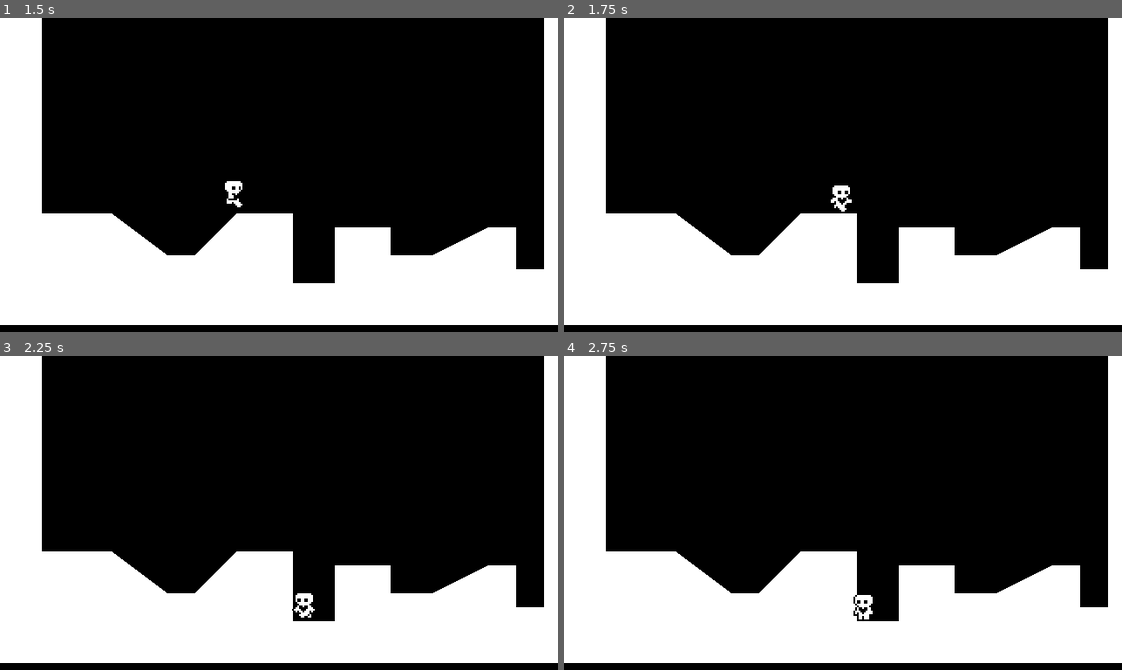
Above: before the commit, frames 1-4 (two rows, left to right).
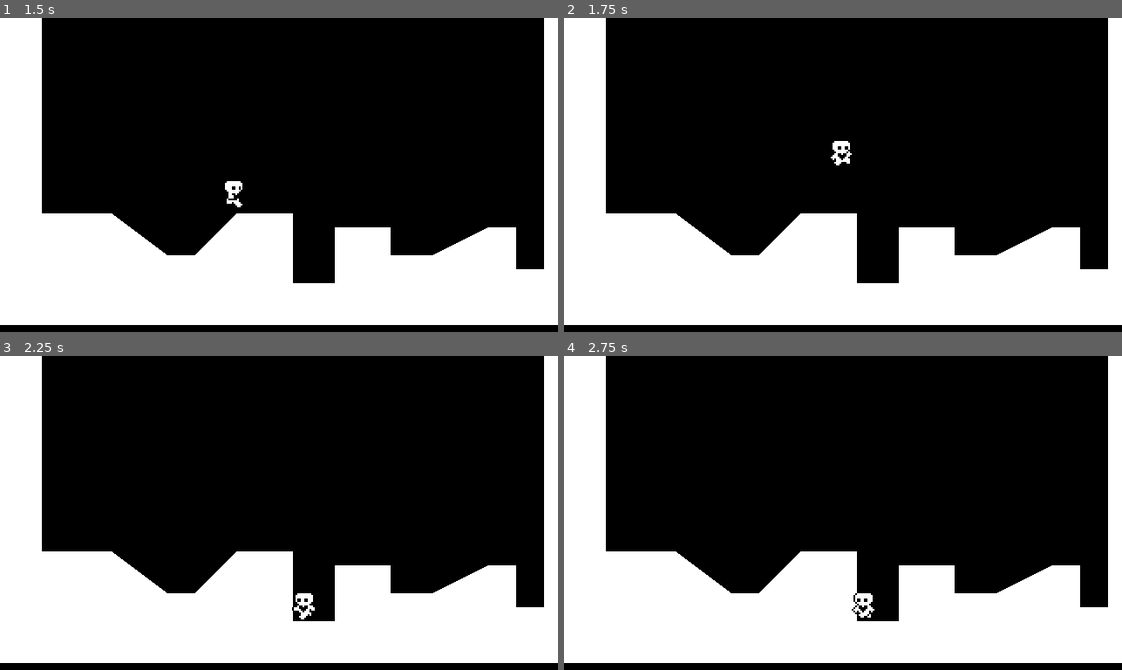
Above: after the commit, the same moments.

Repository: danortham/Godot-Platformer
Game: Godot game, scene res://world.tscn
Same seed, same stepped clock (60 frames per second), same inputs: the game is played once before the commit and once after it.
Inputs:
- Up to frame 1 (1.5 s): tap Enter (ui_accept) at 0.5, 0.77 s; hold Right (ui_right) from 0.53 s (still down)
- Up to frame 2 (1.75 s): keep holding Right (ui_right); tap Enter (ui_accept) at 1.52 s
- Up to frame 3 (2.25 s): release Right (ui_right) at 2.03 s; hold Left (ui_left) from 2.03 s (still down)
- Up to frame 4 (2.75 s): keep holding Left (ui_left)

Frame 1 is identical in both runs. In frame 2, 0.3% of the frame differs, in the area x 47-52%, y 39-62%; in frame 3, less than 0.1%; in frame 4, 0.1%.

Commit message:
added timer and code for coyote jump

Diff:
--- a/Player.gd
+++ b/Player.gd
@@ -8,6 +8,7 @@
 
 var gravity = ProjectSettings.get_setting("physics/2d/default_gravity")
 @onready var animated_sprite_2d = $AnimatedSprite2D
+@onready var coyote_jump_timer = $CoyoteJumpTimer
 
 func _physics_process(delta):
 	var input_axis = Input.get_axis("ui_left", "ui_right")
@@ -16,17 +17,21 @@
 	handle_acceloration(input_axis, delta)
 	apply_friction(input_axis, delta)
 	update_animations(input_axis)
+	var was_on_floor = is_on_floor()
 	move_and_slide()
+	var just_left_ledge = was_on_floor and not is_on_floor() and velocity.y >= 0
+	if just_left_ledge:
+		coyote_jump_timer.start()
 
 func apply_gravity(delta):
 	if not is_on_floor():
 		velocity.y += gravity * delta
 
 func handle_jump():
-	if is_on_floor():
+	if is_on_floor() or coyote_jump_timer.time_left > 0.0:
 		if Input.is_action_just_pressed("ui_accept"):
 			velocity.y = JUMP_VELOCITY
-	else:
+	if not is_on_floor():
 		if Input.is_action_just_released("ui_accept") and velocity.y < JUMP_VELOCITY / 2:
 			velocity.y = JUMP_VELOCITY / 2
 
--- a/Player.tscn
+++ b/Player.tscn
@@ -95,3 +95,7 @@
 [node name="CollisionShape2D" type="CollisionShape2D" parent="."]
 position = Vector2(0, -8)
 shape = SubResource("RectangleShape2D_5qla1")
+
+[node name="CoyoteJumpTimer" type="Timer" parent="."]
+wait_time = 0.125
+one_shot = true
